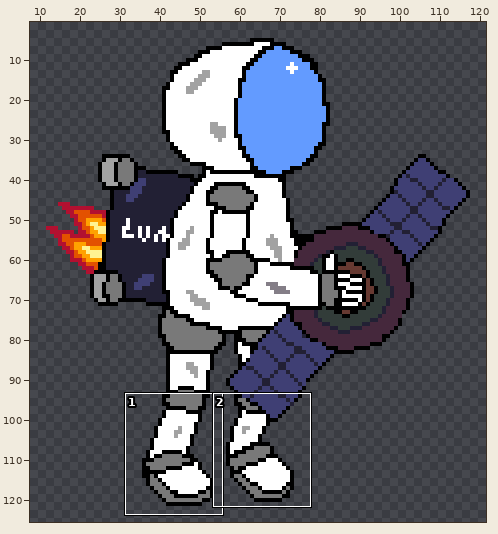
File history of a sprite sheet, assets/textures/astronaut/astronaut-tf-sat.png. Above, an overview of the earlier version with the close-up marked.
Close-up. Before the commit:
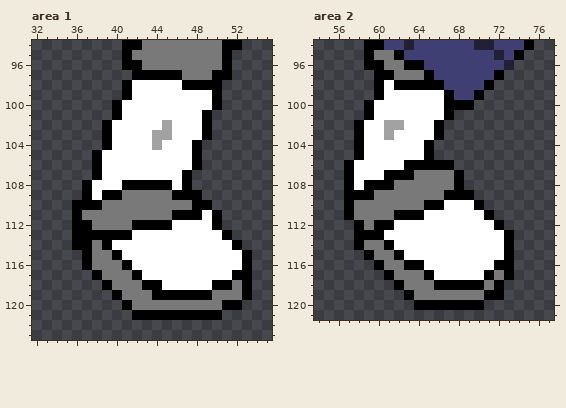
The file is 128x128 pixels. Shown: area 1: x 32..55, y 94..123; area 2: x 54..77, y 94..121. The wide view leaves out empty margins. The commit also changed other parts of the picture, which this record leaves out.
After the commit:
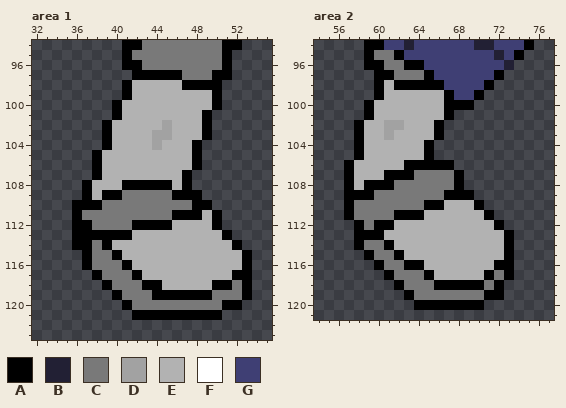
Palette (. is transparent): A #000000  B #222034  C #797979  D #a2a2a2  E #b2b2b2  F #ffffff  G #3f3f74
The edit:
Area 1:
The author changed colour F to colour E in row 98 at x 42 to 46; in row 99 at x 42 to 49; in row 100 at x 41 to 49; in row 101 at x 41 to 48; in row 102 at x 40 to 44 and 46 to 48; in row 103 at x 40 to 43 and 46 to 48.
The author changed colour F to colour E in row 104 at x 40 to 43 and 45 to 47; in rows 105 to 106 at x 39 to 47; in row 107 at x 39 to 46; in row 108 at x 38 to 40 and 46; in row 109 at x 38; in row 111 at x 49.
The author changed colour F to colour E in row 112 at x 46 to 49; in row 113 at x 42 to 50; in row 114 at x 40 to 51; in row 115 at x 41 to 52; in row 116 at x 42 to 52; in row 117 at x 43 to 51.
The author changed colour F to colour E in row 118 at x 45 to 49.
Area 2:
The author changed colour F to colour E in row 98 at x 61; in row 99 at x 61 to 66; in rows 100 to 101 at x 60 to 66; in row 102 at x 59 to 60 and 63 to 65; in row 103 at x 59 to 60 and 62 to 65; in rows 104 to 105 at x 59 to 64.
The author changed colour F to colour E in row 106 at x 58 to 62; in row 107 at x 58 to 60; in row 108 at x 58; in row 110 at x 67 to 69; in row 111 at x 65 to 70; in row 112 at x 62 to 71.
The author changed colour F to colour E in row 113 at x 61 to 72; in row 114 at x 62 to 72; in row 115 at x 63 to 72; in row 116 at x 65 to 71; in row 117 at x 66 to 70.
